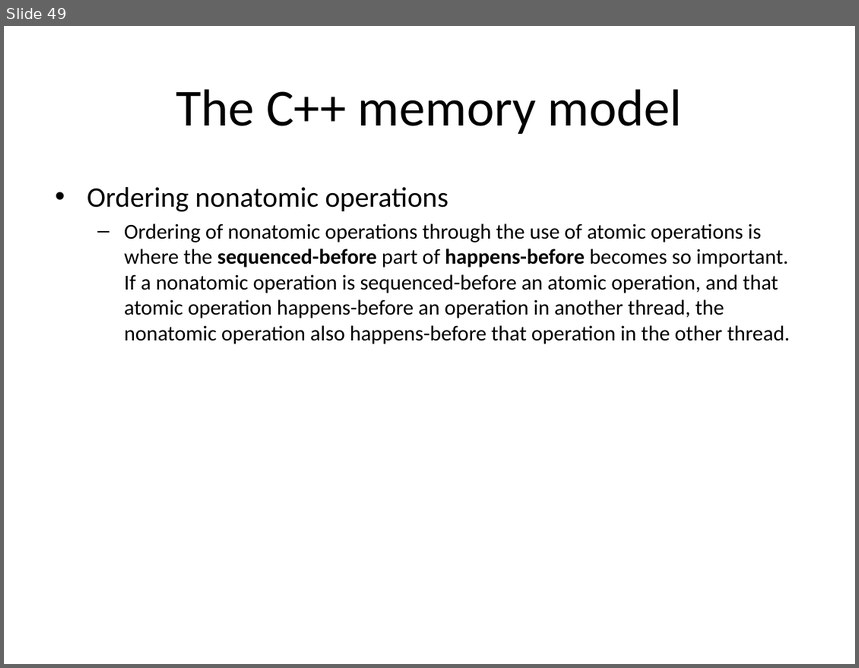
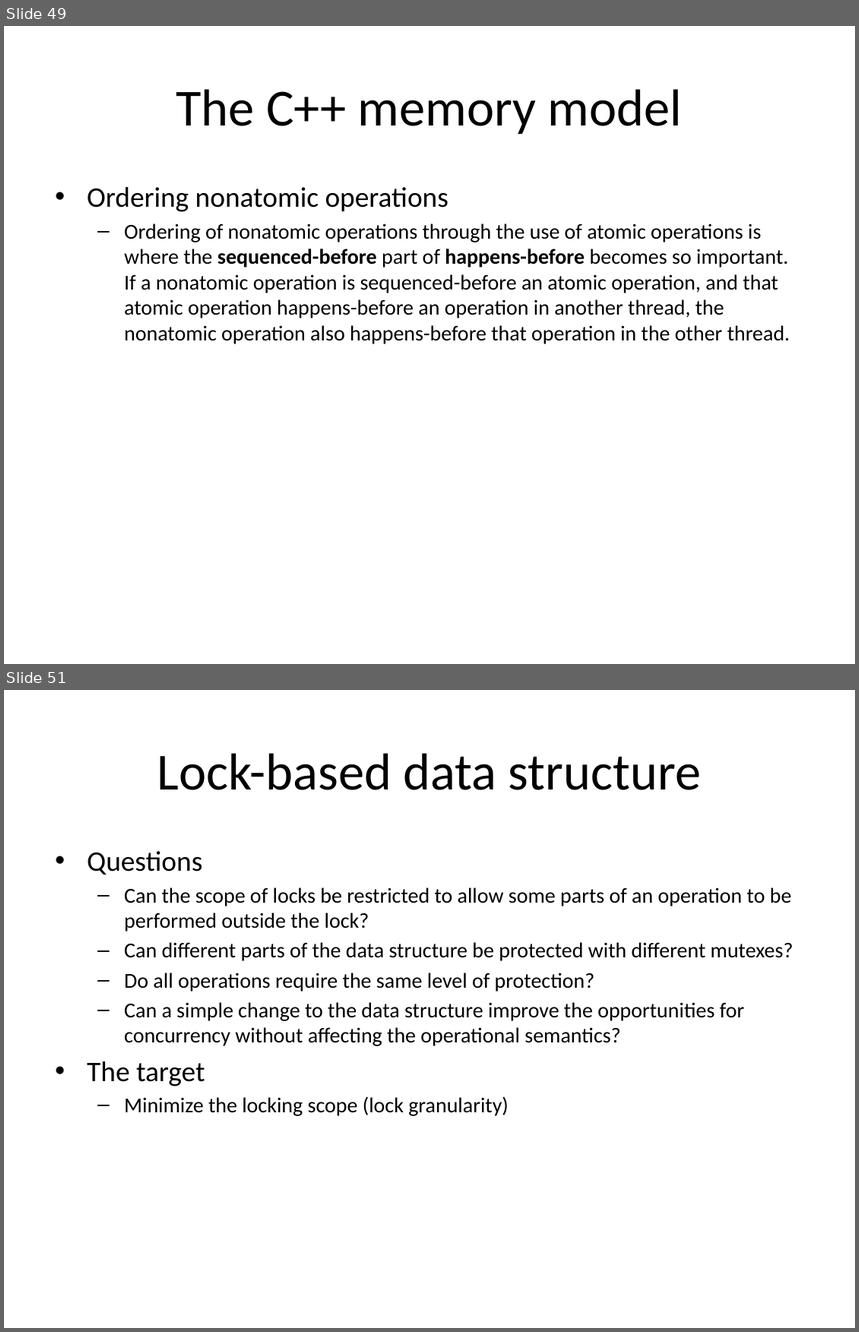
Before and after one commit to chenziliang/summary-of-the-books, a slide deck: CPPCIA.pptx. Shown one above the other, each under a label of ours: slide 49 before the commit, slides 49 and 51 after it; the slides between them are not shown. The pictures are 859x668 and 859x1332 pixels, drawn with LibreOffice and Linux fonts; fonts in the diff are those of the drawing. Boxes give left, top, right and bottom in pixels: in the first picture for what was removed or moved away, otherwise in the second. Text is boxed around its words. In the diff, an @@ line names an element or a change of style, - is before the commit and + after.

```diff
--- a/CPPCIA.pptx
+++ b/CPPCIA.pptx
@@ slide 51 added at box(4, 690, 855, 1328), background #FFFFFF @@
@@ title added at box(157, 753, 701, 790), 44 pt, text #000000 @@
+Lock-based data structure
@@ text added at box(87, 851, 794, 1116), 18 pt, text #000000 @@
+• Questions
+  – Can the scope of locks be restricted to allow some parts of an operation to be performed outside the lock?
+  – Can different parts of the data structure be protected with different mutexes?
+  – Do all operations require the same level of protection?
+  – Can a simple change to the data structure improve the opportunities for concurrency without affecting the operational semantics?
+• The target
+  – Minimize the locking scope (lock granularity)
```
Also in this commit, not shown: 19 other slides added.
